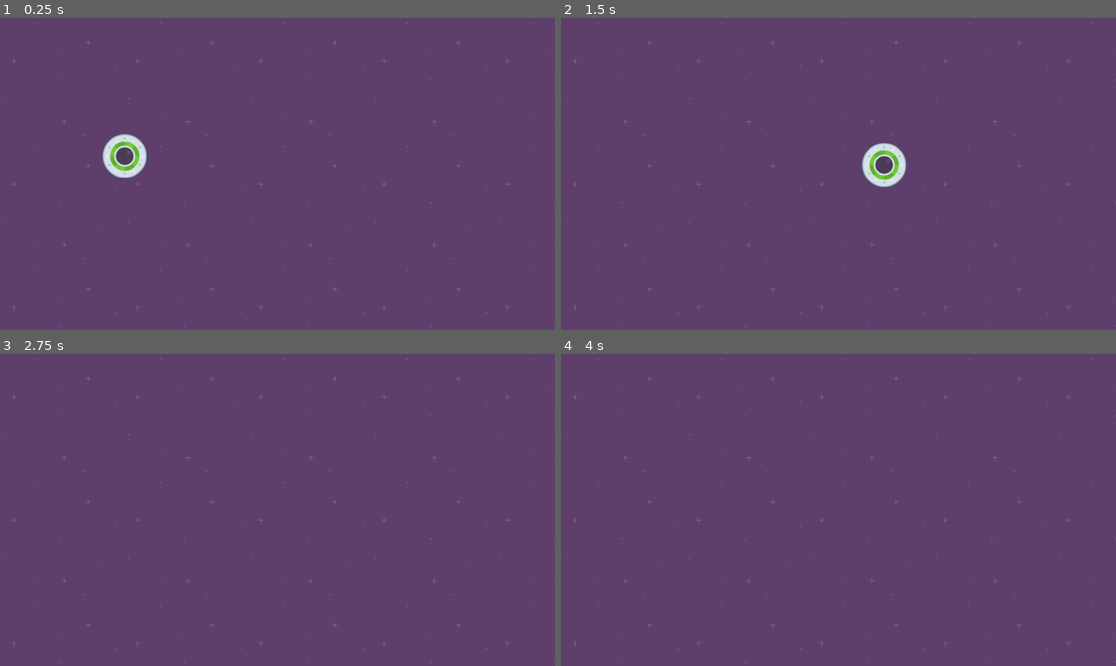
Above: before the commit, frames 1-4 (two rows, left to right).
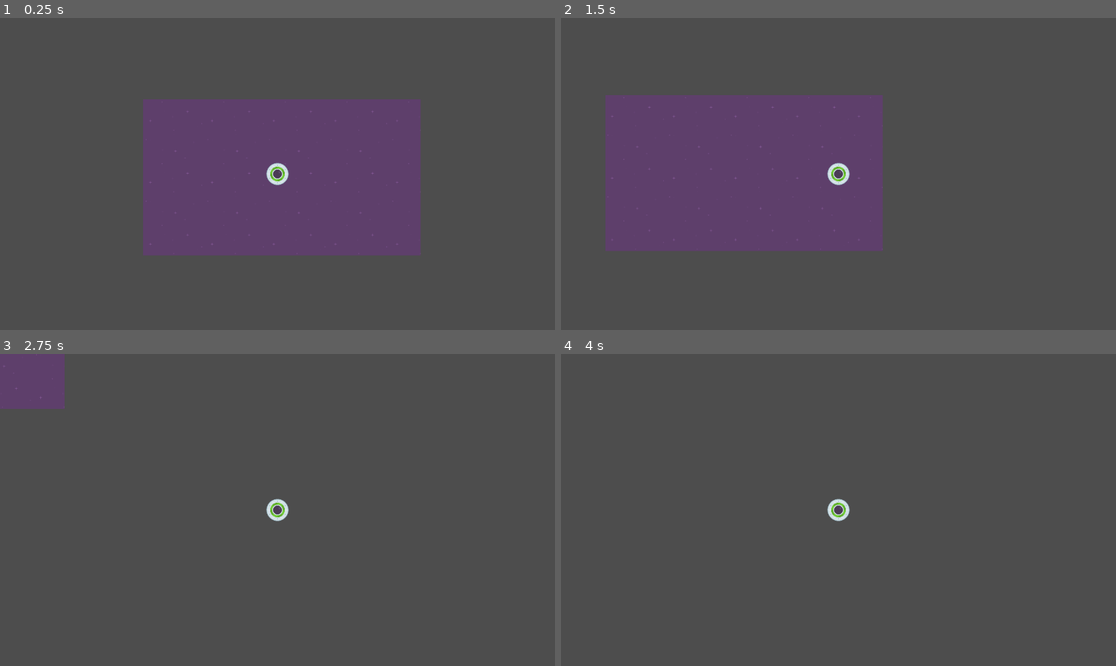
Above: after the commit, the same moments.

Repository: GSTranter/godot-4-tutorial_complete-2d
Game: Godot game, scene res://level_1.tscn
The game is run twice, just before and just after one commit, with the same random seed, the same clock (stepped at 60 frames per second) and the same inputs.
Inputs:
- Up to frame 1 (0.25 s): no input
- Up to frame 2 (1.5 s): tap Enter at 0.5 s; hold Right (move_right) 0.53-1.28 s; hold S (move_down) from 1.28 s (still down)
- Up to frame 3 (2.75 s): release S (move_down) at 2.03 s; hold Right (move_right) from 2.03 s (still down)
- Up to frame 4 (4 s): release Right (move_right) at 2.78 s; hold W (move_up) 2.78-3.53 s; tap Space at 3.5 s; hold Left (move_left) from 3.53 s (still down)

The runs differ from the first frame. In frame 1, 75% of the frame differs, in the area x 0-100%, y 0-100%; in frame 2, 75%; in frame 3, 98%; in frame 4, 100%.

Commit message:
Player cam

Diff:
--- a/projects/speedy-saucer/level_1.tscn
+++ b/projects/speedy-saucer/level_1.tscn
@@ -15,4 +15,4 @@
 stretch_mode = 1
 
 [node name="Player" parent="." unique_id=144497035 instance=ExtResource("2_hbghi")]
-position = Vector2(259, 287)
+position = Vector2(557, 310)
--- a/projects/speedy-saucer/player.tscn
+++ b/projects/speedy-saucer/player.tscn
@@ -15,3 +15,6 @@
 
 [node name="CollisionShape2D" type="CollisionShape2D" parent="." unique_id=1065970609]
 shape = SubResource("CircleShape2D_4flbx")
+
+[node name="Camera2D" type="Camera2D" parent="." unique_id=1648086147]
+zoom = Vector2(0.5, 0.5)
